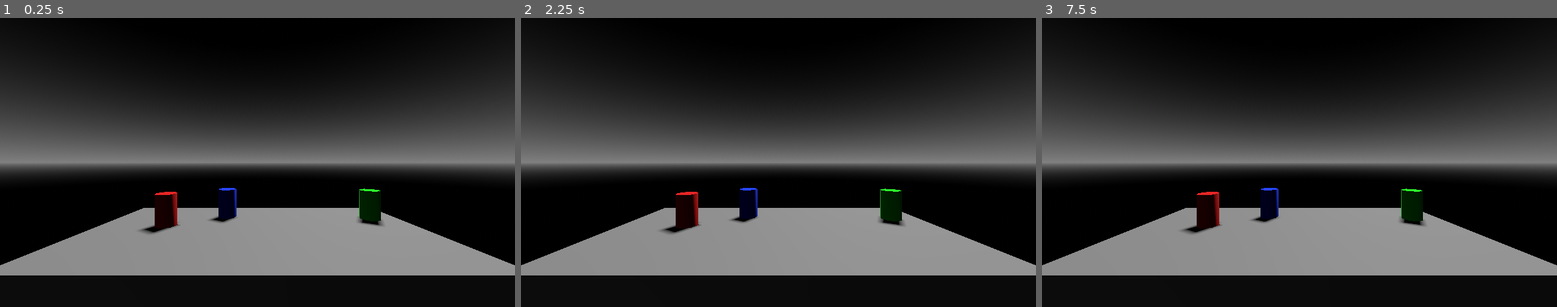
Above: before the commit, frames 1-3 (left to right).
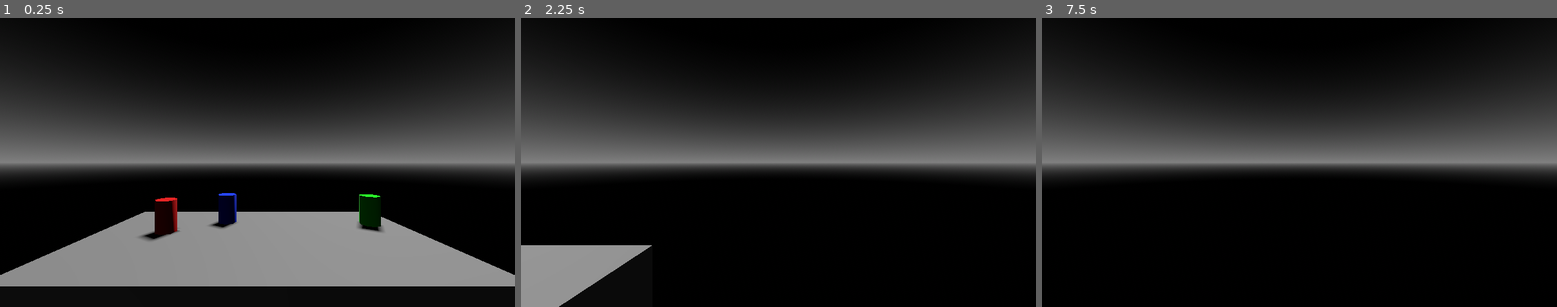
Above: after the commit, the same moments.

Repository: DeepRestGames/shadow-and-alchemy
Game: Godot game, scene res://Scenes/InteractionSystem/InteractionSystemTest.tscn
Two runs of this game, one before a commit and one after it. Both use one fixed random seed, a clock stepped at 60 frames per second and the inputs below. This scene is started directly instead of the project's main scene.
Inputs (mouse positions are in pixels of both pictures, inside the frame that each line leads up to):
- Up to frame 1 (0.25 s): no input
- Up to frame 2 (2.25 s): tap Enter at 0.5, 2 s; move the mouse to (891, 148) at 0.52 s; hold D (turn_right) 0.53-1.28 s; click (891, 148) at 0.6 s; tap Space at 1.25 s; move the mouse to (675, 176) at 1.27 s; hold S (move_backward) 1.28-2.03 s; click (675, 176) at 1.35 s; move the mouse to (830, 98) at 2.02 s; hold D (turn_right) from 2.03 s (still down); click (830, 98) at 2.1 s
- Up to frame 3 (7.5 s): tap Space at 2.75, 4.25 s; move the mouse to (1273, 220) at 2.77 s; release D (turn_right) at 2.78 s; hold W (move_forward) 2.78-3.53 s; click (1273, 220) at 2.85 s; tap Enter at 3.5 s; move the mouse to (1454, 205) at 3.52 s; hold A (turn_left) 3.53-5.03 s; click (1454, 205) at 3.6 s; move the mouse to (1145, 119) at 4.27 s; click (1145, 119) at 4.35 s; move the mouse to (1325, 162) at 5.02 s; hold S (move_backward) 5.03-5.78 s; click (1325, 162) at 5.1 s; move the mouse to (1222, 90) at 5.77 s; hold D (turn_right) 5.78-6.53 s; click (1222, 90) at 5.85 s; move the mouse to (1412, 148) at 6.52 s; hold W (move_forward) 6.53-7.28 s; click (1412, 148) at 6.6 s; move the mouse to (1196, 176) at 7.27 s; hold D (turn_right) from 7.28 s (still down); click (1196, 176) at 7.35 s

The runs differ from the first frame. In frame 1, 6.4% of the frame differs, in the area x 0-100%, y 58-93%; in frame 2, 18%; in frame 3, 18%, in the area x 0-100%, y 58-90%.
Error after the commit: Invalid access to property or key 'south_navigation_point' on a base object of type 'Nil'. (res://Scripts/Player.gd:54)

Commit message:
First combination lock puzzle
Many placeholder elements, needs a lot of refactoring and much optimization/decoupling

Diff:
--- /dev/null
+++ b/Resources/Puzzles/PuzzleTest.tres
@@ -0,0 +1,28 @@
+[gd_resource type="Resource" script_class="Puzzle" load_steps=6 format=3 uid="uid://2kecvln1sbpr"]
+
+[ext_resource type="Script" path="res://Scripts/Resources/Puzzle.gd" id="1_a6j7r"]
+[ext_resource type="Script" path="res://Scripts/Resources/PuzzleElement.gd" id="1_r4lrd"]
+
+[sub_resource type="Resource" id="Resource_bqebo"]
+script = ExtResource("1_r4lrd")
+puzzle_element_name = "5"
+puzzle_element_description = ""
+
+[sub_resource type="Resource" id="Resource_w07c0"]
+script = ExtResource("1_r4lrd")
+puzzle_element_name = "7"
+puzzle_element_description = ""
+
+[sub_resource type="Resource" id="Resource_pys2r"]
+script = ExtResource("1_r4lrd")
+puzzle_element_name = "6"
+puzzle_element_description = ""
+
+[resource]
+script = ExtResource("1_a6j7r")
+puzzle_name = "CombinationLock"
+puzzle_description = ""
+first_element = SubResource("Resource_bqebo")
+second_element = SubResource("Resource_w07c0")
+third_element = SubResource("Resource_pys2r")
+order_needed = true
--- a/Scenes/InteractionSystem/InteractionSystemTest.tscn
+++ b/Scenes/InteractionSystem/InteractionSystemTest.tscn
@@ -1,9 +1,9 @@
 [gd_scene load_steps=11 format=3 uid="uid://u041ieqpou71"]
 
-[ext_resource type="Script" path="res://Scripts/InteractionSystem/Prop_Interaction.gd" id="1_38v8p"]
-[ext_resource type="Script" path="res://Scripts/InteractionSystem/InteractionSystem.gd" id="1_bm1sk"]
+[ext_resource type="Script" path="res://Scripts/InteractionSystem/Prop_Puzzle.gd" id="1_38v8p"]
 [ext_resource type="Script" path="res://Scripts/InteractionSystem/Prop_Pickup.gd" id="2_6qrrl"]
 [ext_resource type="Script" path="res://Scripts/InteractionSystem/Prop_Focus.gd" id="3_rrgj2"]
+[ext_resource type="PackedScene" uid="uid://d1ngk84wlraoa" path="res://Scenes/Player.tscn" id="4_0euu7"]
 
 [sub_resource type="ProceduralSkyMaterial" id="ProceduralSkyMaterial_0fie3"]
 sky_top_color = Color(0, 0, 0, 1)
@@ -36,8 +36,6 @@
 transform = Transform3D(-0.866025, -0.433013, 0.25, 0, 0.5, 0.866025, -0.5, 0.75, -0.433013, 0, 0, 0)
 shadow_enabled = true
 
-[node name="Camera3D" type="Camera3D" parent="."]
-
 [node name="Table" type="CSGBox3D" parent="."]
 transform = Transform3D(1, 0, 0, 0, 1, 0, 0, 0, 1, 0, -1.1, -1.75)
 use_collision = true
@@ -63,6 +61,7 @@
 height = 0.3
 material = SubResource("StandardMaterial3D_8yacx")
 script = ExtResource("1_38v8p")
+puzzle_name = "CombinationLock"
 
 [node name="BlueBottle" type="CSGCylinder3D" parent="Props"]
 transform = Transform3D(1, 0, 0, 0, 1, 0, 0, 0, 1, -0.331608, -0.442372, -0.270303)
@@ -73,7 +72,5 @@
 material = SubResource("StandardMaterial3D_gk8mo")
 script = ExtResource("2_6qrrl")
 
-[node name="Player" type="Node3D" parent="."]
-
-[node name="InteractionSystem" type="Node3D" parent="Player"]
-script = ExtResource("1_bm1sk")
+[node name="Player" parent="." instance=ExtResource("4_0euu7")]
+transform = Transform3D(1, 0, 0, 0, 1, 0, 0, 0, 1, 0, -0.342387, 0)
--- a/Scenes/Player.tscn
+++ b/Scenes/Player.tscn
@@ -1,9 +1,34 @@
-[gd_scene load_steps=2 format=3 uid="uid://d1ngk84wlraoa"]
+[gd_scene load_steps=7 format=3 uid="uid://d1ngk84wlraoa"]
 
 [ext_resource type="Script" path="res://Scripts/Player.gd" id="1_h2fim"]
+[ext_resource type="PackedScene" uid="uid://dv04x80jkku7u" path="res://Scenes/Puzzles/CombinationPuzzle.tscn" id="2_kotmf"]
+[ext_resource type="Script" path="res://Scripts/InteractionSystem/InteractionSystem.gd" id="2_qmrlh"]
+[ext_resource type="Script" path="res://Scripts/HUD.gd" id="3_x3wc8"]
+[ext_resource type="Script" path="res://Scripts/Puzzles/CombinationPuzzle.gd" id="5_aybxv"]
+[ext_resource type="Resource" uid="uid://2kecvln1sbpr" path="res://Resources/Puzzles/PuzzleTest.tres" id="6_t4vfd"]
 
 [node name="Player" type="Node3D"]
 script = ExtResource("1_h2fim")
 
 [node name="Camera3D" type="Camera3D" parent="."]
 transform = Transform3D(1, 0, 0, 0, 1, 0, 0, 0, 1, 0, 0.4, 0)
+
+[node name="InteractionSystem" type="Node3D" parent="."]
+script = ExtResource("2_qmrlh")
+
+[node name="HUD" type="Control" parent="."]
+layout_mode = 3
+anchors_preset = 15
+anchor_right = 1.0
+anchor_bottom = 1.0
+grow_horizontal = 2
+grow_vertical = 2
+script = ExtResource("3_x3wc8")
+
+[node name="CombinationLockPuzzle" parent="HUD" instance=ExtResource("2_kotmf")]
+visible = false
+layout_mode = 1
+script = ExtResource("5_aybxv")
+puzzle_configuration = ExtResource("6_t4vfd")
+
+[editable path="HUD/CombinationLockPuzzle"]
--- /dev/null
+++ b/Scenes/Puzzles/CombinationPuzzle.tscn
@@ -0,0 +1,42 @@
+[gd_scene format=3 uid="uid://dv04x80jkku7u"]
+
+[node name="CombinationPuzzle" type="Control"]
+layout_mode = 3
+anchors_preset = 8
+anchor_left = 0.5
+anchor_top = 0.5
+anchor_right = 0.5
+anchor_bottom = 0.5
+grow_horizontal = 2
+grow_vertical = 2
+
+[node name="HBoxContainer" type="HBoxContainer" parent="."]
+layout_mode = 1
+anchors_preset = 8
+anchor_left = 0.5
+anchor_top = 0.5
+anchor_right = 0.5
+anchor_bottom = 0.5
+offset_left = -150.0
+offset_top = -25.0
+offset_right = 150.0
+offset_bottom = 25.0
+grow_horizontal = 2
+grow_vertical = 2
+theme_override_constants/separation = 20
+alignment = 1
+
+[node name="LineEdit1" type="LineEdit" parent="HBoxContainer"]
+layout_mode = 2
+alignment = 1
+max_length = 1
+
+[node name="LineEdit2" type="LineEdit" parent="HBoxContainer"]
+layout_mode = 2
+alignment = 1
+max_length = 1
+
+[node name="LineEdit3" type="LineEdit" parent="HBoxContainer"]
+layout_mode = 2
+alignment = 1
+max_length = 1
--- /dev/null
+++ b/Scripts/HUD.gd
@@ -0,0 +1,15 @@
+extends Control
+
+
+@onready var combination_puzzle_hud = $CombinationLockPuzzle
+
+
+func _ready():
+	var combination_puzzle_scene = get_node("../../Props/RedBottle")
+	combination_puzzle_scene.open_puzzle.connect(show_combination_puzzle)
+
+
+func show_combination_puzzle(puzzle_name):
+	print(puzzle_name)
+
+	combination_puzzle_hud.show()
--- a/Scripts/InteractionSystem/Prop_Interaction.gd
+++ /dev/null
@@ -1,5 +0,0 @@
-extends Prop
-
-
-func _interacted():
-	print("Object was just interacted with!")
--- /dev/null
+++ b/Scripts/InteractionSystem/Prop_Puzzle.gd
@@ -0,0 +1,12 @@
+extends Prop
+
+
+@export var puzzle_name: String
+
+signal open_puzzle(puzzle_name)
+
+
+func _interacted():
+	print("Puzzle interaction!")
+
+	emit_signal("open_puzzle", puzzle_name)
--- /dev/null
+++ b/Scripts/Puzzles/CombinationPuzzle.gd
@@ -0,0 +1,18 @@
+extends Control
+
+
+@export var puzzle_configuration: Puzzle
+
+@onready var value1 = $HBoxContainer/LineEdit1
+@onready var value2 = $HBoxContainer/LineEdit2
+@onready var value3 = $HBoxContainer/LineEdit3
+
+
+func _process(_delta):
+
+	if value1.text == puzzle_configuration.first_element.puzzle_element_name:
+		if value2.text == puzzle_configuration.second_element.puzzle_element_name:
+			if value3.text == puzzle_configuration.third_element.puzzle_element_name:
+				print("Puzzle solved!")
+
+				queue_free()
--- /dev/null
+++ b/Scripts/Resources/Puzzle.gd
@@ -0,0 +1,11 @@
+class_name Puzzle
+extends Resource
+
+@export var puzzle_name: String
+@export_multiline var puzzle_description: String
+
+@export var first_element: PuzzleElement
+@export var second_element: PuzzleElement
+@export var third_element: PuzzleElement
+
+@export var order_needed: bool
--- /dev/null
+++ b/Scripts/Resources/PuzzleElement.gd
@@ -0,0 +1,5 @@
+class_name PuzzleElement
+extends Resource
+
+@export var puzzle_element_name: String
+@export_multiline var puzzle_element_description: String
